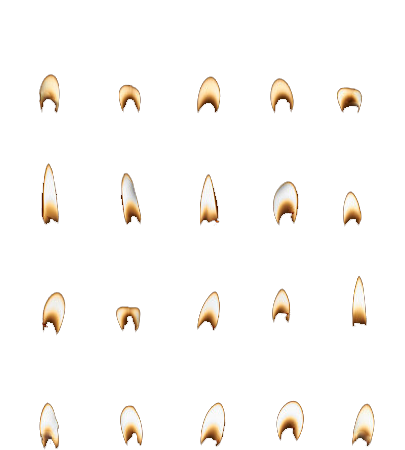
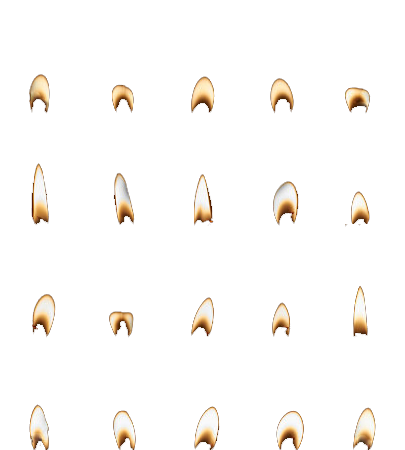
Before/after of a 405 × 450 layered artwork. What changed in the layer stack:
painted on "Layer 1" over [29,74,376,450]
removed layer "Layer 2" over [41,163,362,227]
removed layer "Layer 3" over [42,275,367,336]
removed layer "Layer 4" over [39,400,375,450]
